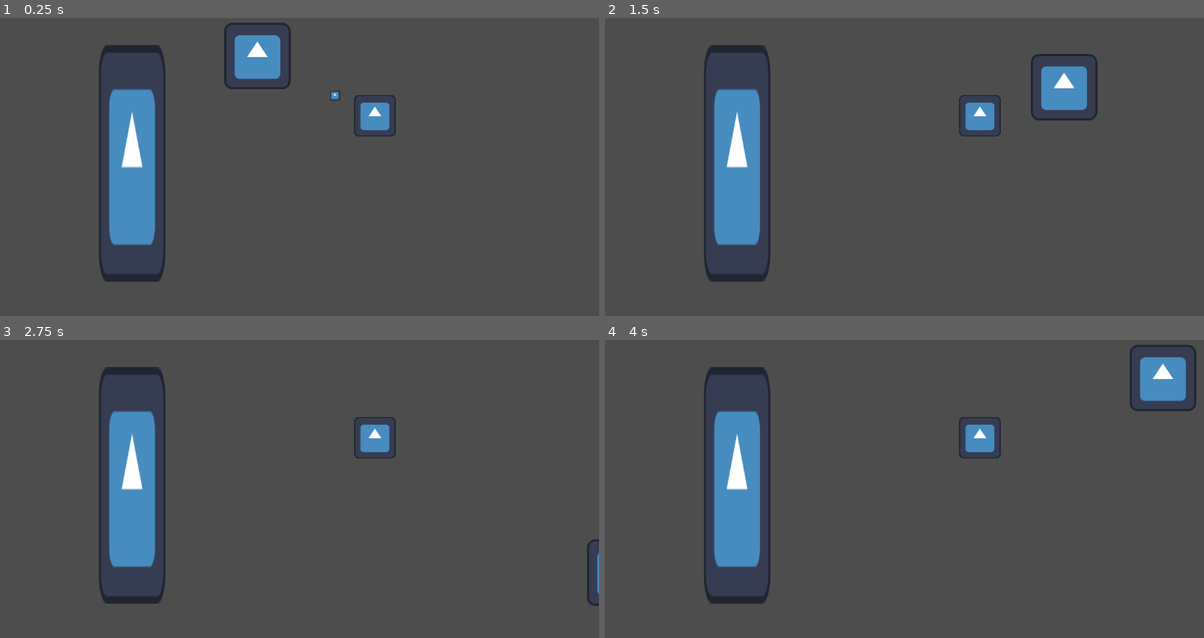
Above: before the commit, frames 1-4 (two rows, left to right).
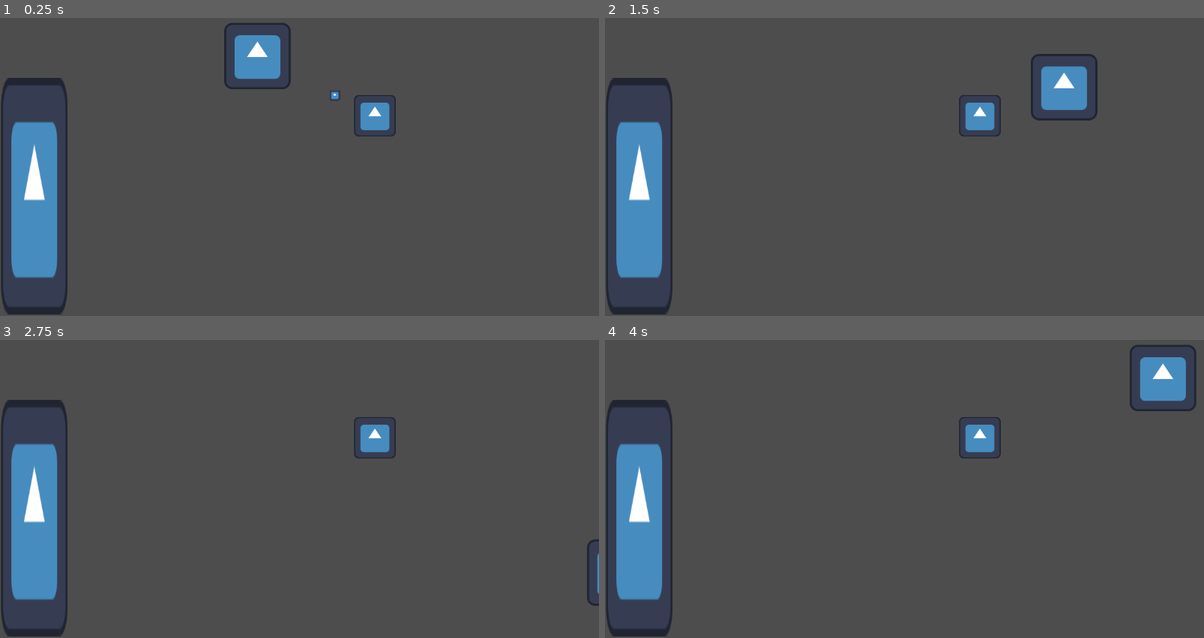
Above: after the commit, the same moments.

Repository: icarus-child/ASJ2026
Game: Godot game, scene res://main.tscn
Same seed, same stepped clock (60 frames per second), same inputs: the game is played once before the commit and once after it. The engine's default icon, where the game draws it, is replaced by a stand-in: a white triangle on a blue panel in a dark square.
Inputs:
- Up to frame 1 (0.25 s): no input
- Up to frame 2 (1.5 s): hold D (move_right) 0.53-1.28 s; hold S (move_down) from 1.28 s (still down)
- Up to frame 3 (2.75 s): release S (move_down) at 2.03 s; hold D (move_right) from 2.03 s (still down)
- Up to frame 4 (4 s): release D (move_right) at 2.78 s; hold W (move_up) 2.78-3.53 s; tap Enter at 3.5 s; hold A (move_left) from 3.53 s (still down)

The runs differ from the first frame. In frame 1, 10% of the frame differs, in the area x 0-28%, y 9-100%; in frame 2, 10%; in frame 3, 10%; in frame 4, 10%.

Commit message:
moved wall

Diff:
--- a/main.tscn
+++ b/main.tscn
@@ -13,7 +13,7 @@
 position = Vector2(495, 147)
 
 [node name="StaticBody2D" type="StaticBody2D" parent="." unique_id=1572839709]
-position = Vector2(254, 354)
+position = Vector2(66, 417.00003)
 scale = Vector2(1, 3.56)
 collision_layer = 256
 collision_mask = 0
